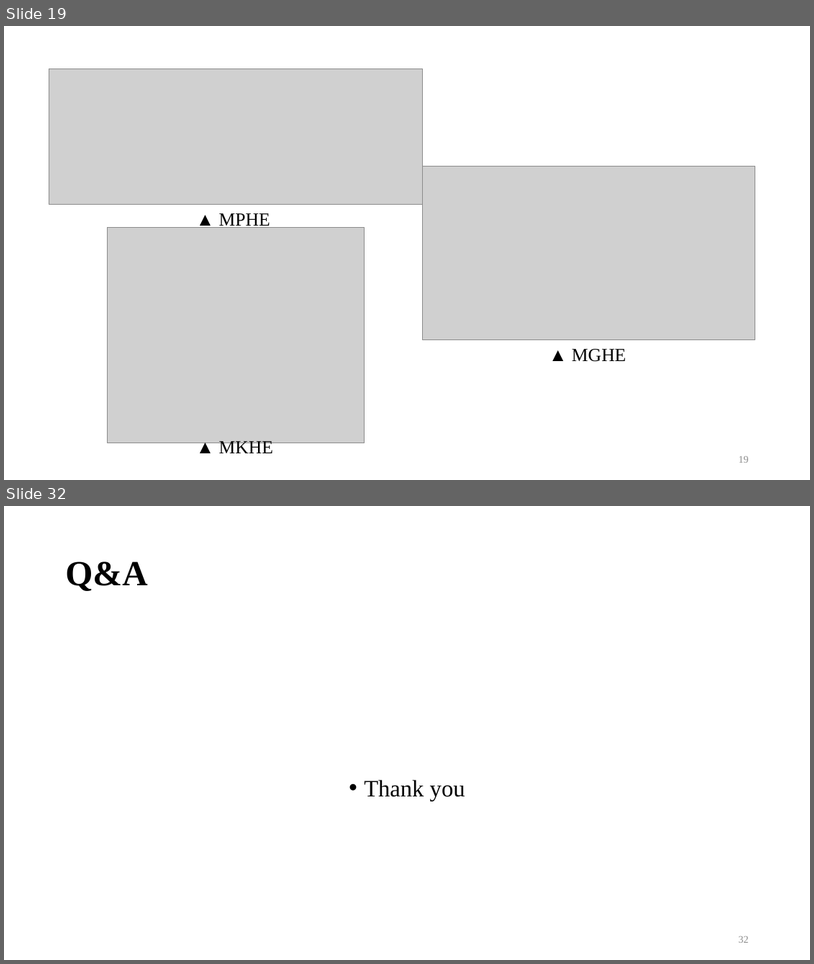
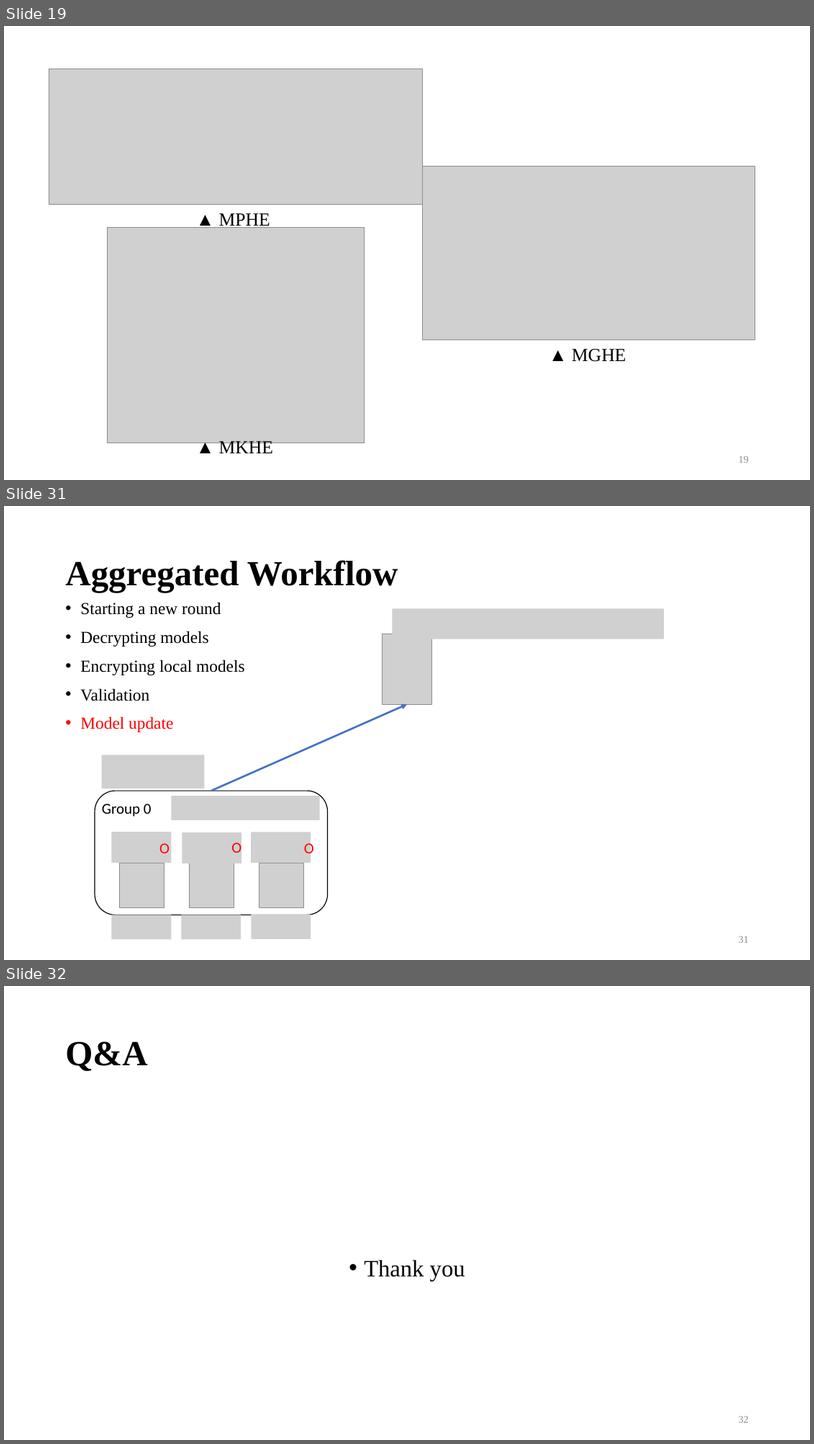
Before and after one commit to bernie6401/NTU_CNS, a slide deck: Final Project/Final Project.pptx. Shown one above the other, each under a label of ours: slides 19 and 32 before the commit, slides 19, 31 and 32 after it; the slides between them are not shown. The pictures are 814x964 and 814x1444 pixels, drawn with LibreOffice and Linux fonts; fonts in the diff are those of the drawing; grey boxes stand for pictures; background and template pictures are left out. Boxes give left, top, right and bottom in pixels: in the first picture for what was removed or moved away, otherwise in the second. Text is boxed around its words. In the diff, an @@ line names an element or a change of style, - is before the commit and + after.

```diff
--- a/Final Project/Final Project.pptx
+++ b/Final Project/Final Project.pptx
@@ slide 31 added at [4,506,810,960], background #FFFFFF @@
@@ title added at [65,560,399,592], 42 pt, text #000000, bold @@
+Aggregated Workflow
@@ text added at [80,602,244,732], 20 pt, text #000000 @@
+• Starting a new round
+• Decrypting models
+• Encrypting local models
+• Validation
+• Model update
@@ picture added at [392,608,665,638] @@
@@ picture added at [382,633,432,705] @@
@@ arrow added from (211, 790) to (407, 705), #4472C4 2.25 pt @@
@@ picture added at [101,754,204,788] @@
@@ rounded rectangle added at [95,790,328,914], outline #000000 1 pt @@
@@ text added at [102,803,152,816], 18 pt, text #000000 @@
+Group 0
@@ picture added at [172,795,320,820] @@
@@ picture added at [112,831,172,862] @@
@@ text added at [160,843,170,853], 18 pt, text #FF0000 @@
+O
@@ picture added at [183,832,242,863] @@
@@ text added at [232,842,242,852], 18 pt, text #FF0000 @@
+O
@@ picture added at [252,832,311,863] @@
@@ text added at [304,841,314,858], 18 pt, text #FF0000 @@
+O
@@ picture added at [119,863,164,908] @@
@@ picture added at [189,863,234,908] @@
@@ picture added at [260,863,304,908] @@
@@ picture added at [112,914,172,939] @@
@@ picture added at [181,914,241,939] @@
@@ picture added at [252,914,311,939] @@
@@ page number added at [739,936,749,942], 12 pt, text #8C8C8C @@
+31
```
Also in this commit, not shown: 9 slides changed, 5 other slides added, 6 slides removed, 1 other file.
